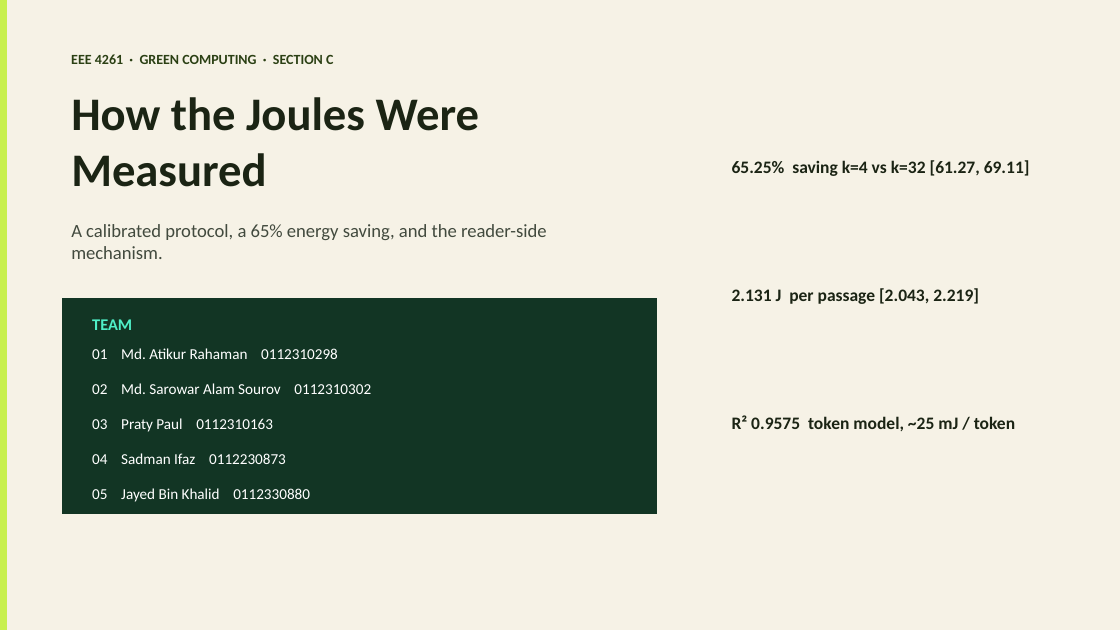
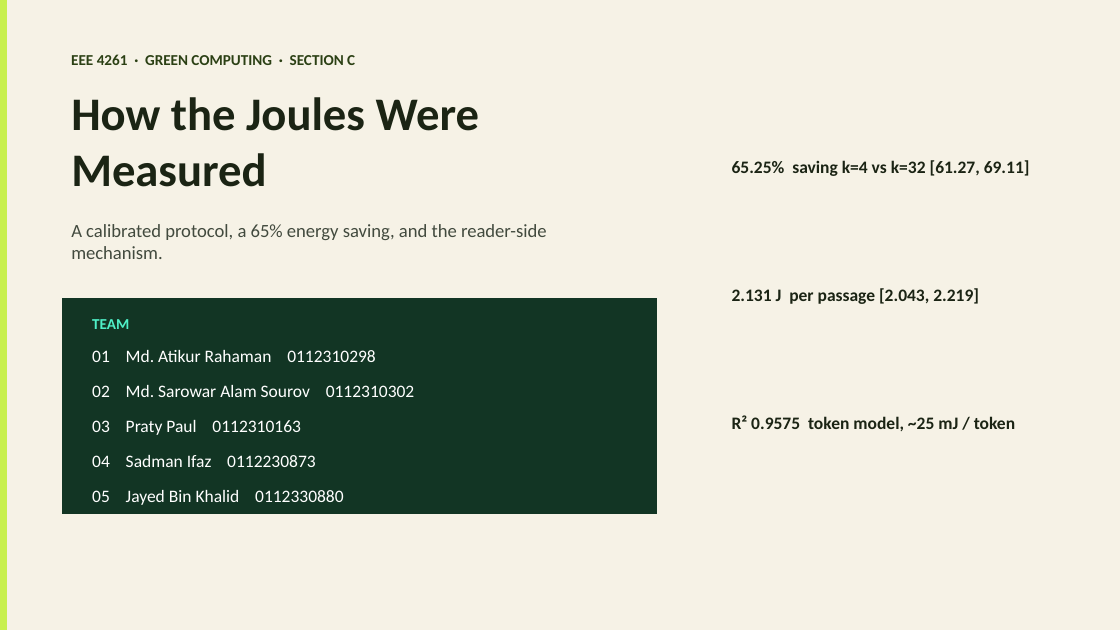
Before and after one commit to Atik203/energy-optimal-rag, a slide deck: slide 1 of ppt_slides/Energy_Methodology_Presentation.pptx. Drawn at 1120x630 pixels with LibreOffice and Linux fonts; fonts in the diff are those of the drawing. Boxes give left, top, right and bottom in pixels: in the first picture for what was removed or moved away, otherwise in the second. Text is boxed around its words. In the diff, an @@ line names an element or a change of style, - is before the commit and + after.

```diff
--- a/ppt_slides/Energy_Methodology_Presentation.pptx
+++ b/ppt_slides/Energy_Methodology_Presentation.pptx
@@ text "EEE 4261 · GREEN COMPUTING ..." at <box>71,54,355,65</box>: size 12 to 13 pt @@
@@ text "TEAM" at <box>92,319,129,329</box>: size 14 to 13 pt @@
@@ size 13 to 15 pt in 5 elements at <box>92,350,376,362</box>, <box>92,385,415,397</box>, <box>92,420,301,435</box>, <box>92,455,316,467</box>, <box>92,490,344,505</box> @@
```
Also in this commit, not shown: 9 other slides changed.
